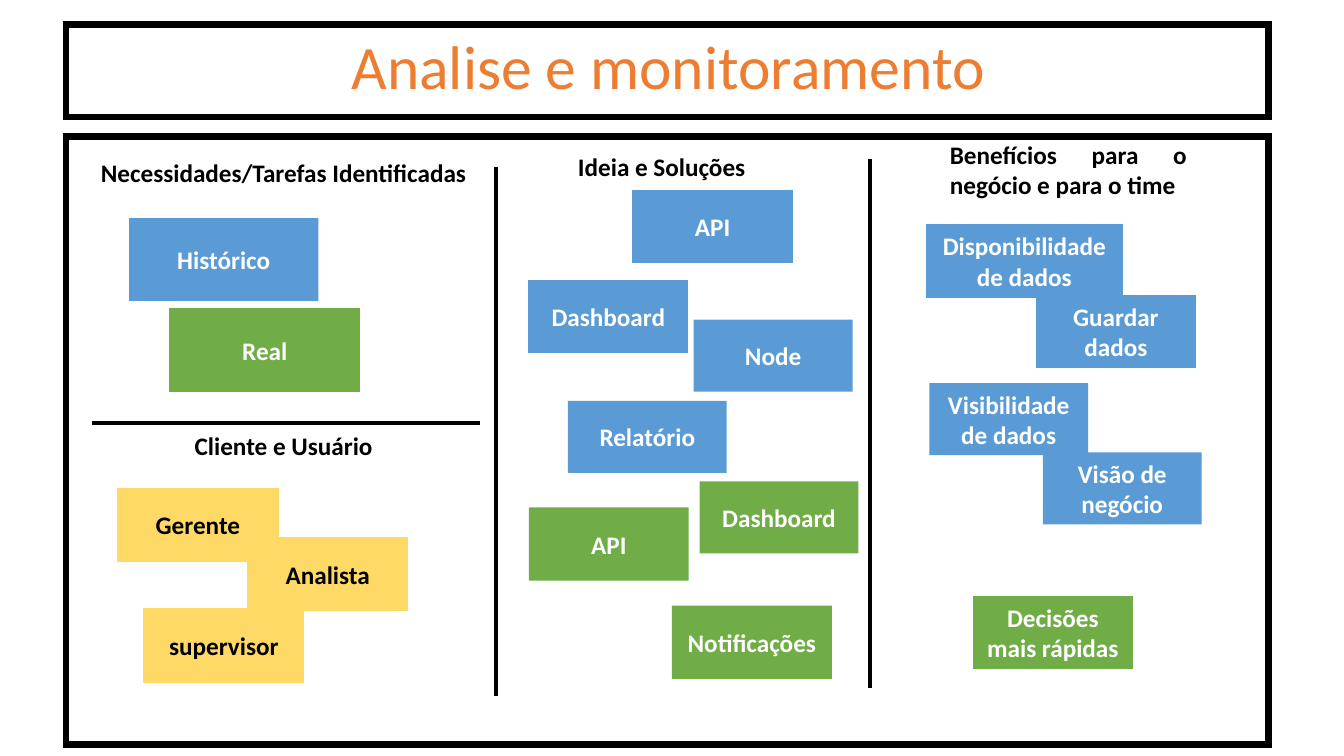
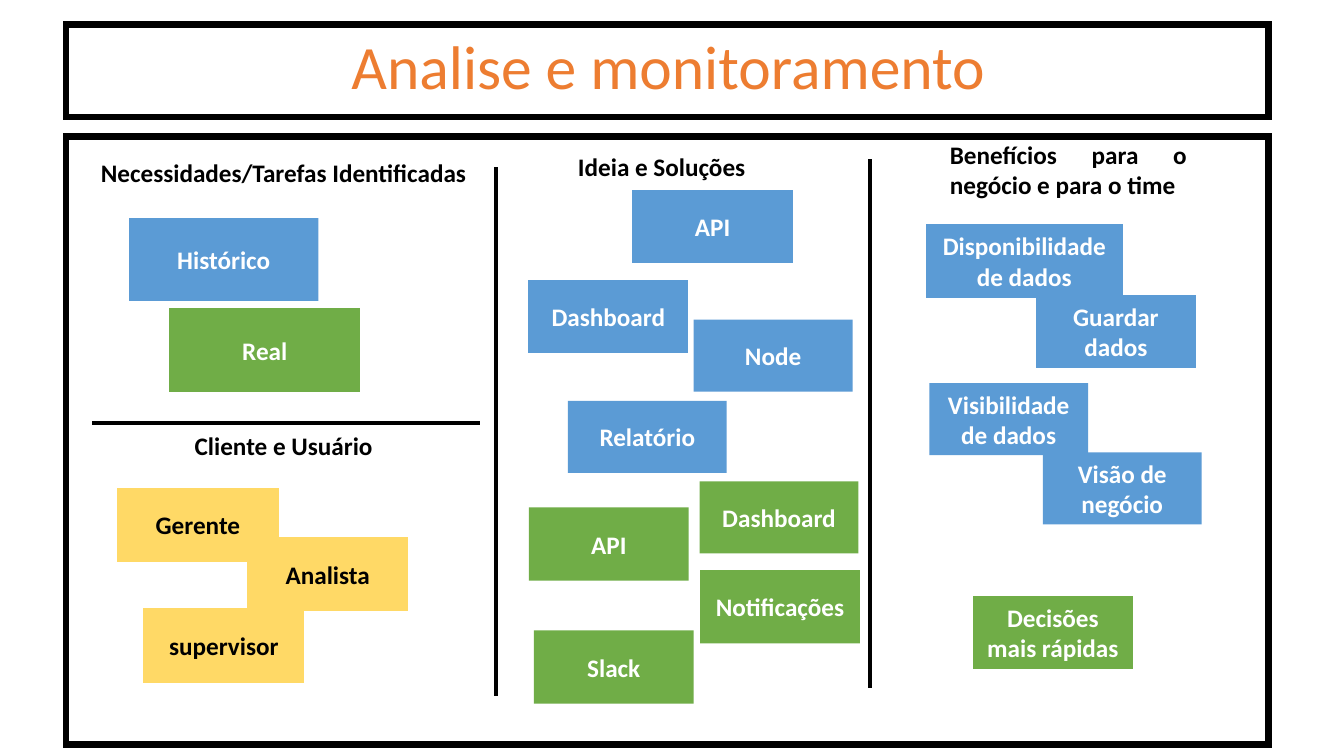
Before and after one commit to bandtec-grupoteste-2020-2/grupo-05-ccoa-20201, a slide deck: slide 7 of Projeto SIX MIND/Documentação/Lean UX Canva.pptx. Drawn at 1344x756 pixels with LibreOffice and Linux fonts; fonts in the diff are those of the drawing. Boxes give left, top, right and bottom in pixels: in the first picture for what was removed or moved away, otherwise in the second. Text is boxed around its words. In the diff, an @@ line names an element or a change of style, - is before the commit and + after.

```diff
--- a/Projeto SIX MIND/Documentação/Lean UX Canva.pptx
+++ b/Projeto SIX MIND/Documentação/Lean UX Canva.pptx
@@ rectangle "Notificações": place and size @@
-rectangle "Notificações" at [673, 606, 833, 680]
+rectangle "Notificações" at [701, 571, 861, 644]
@@ rectangle added at [534, 630, 695, 704], fill #70AD47, 18 pt, text #FFFFFF, bold @@
+Slack
```
Also in this commit, not shown: 1 other file.
